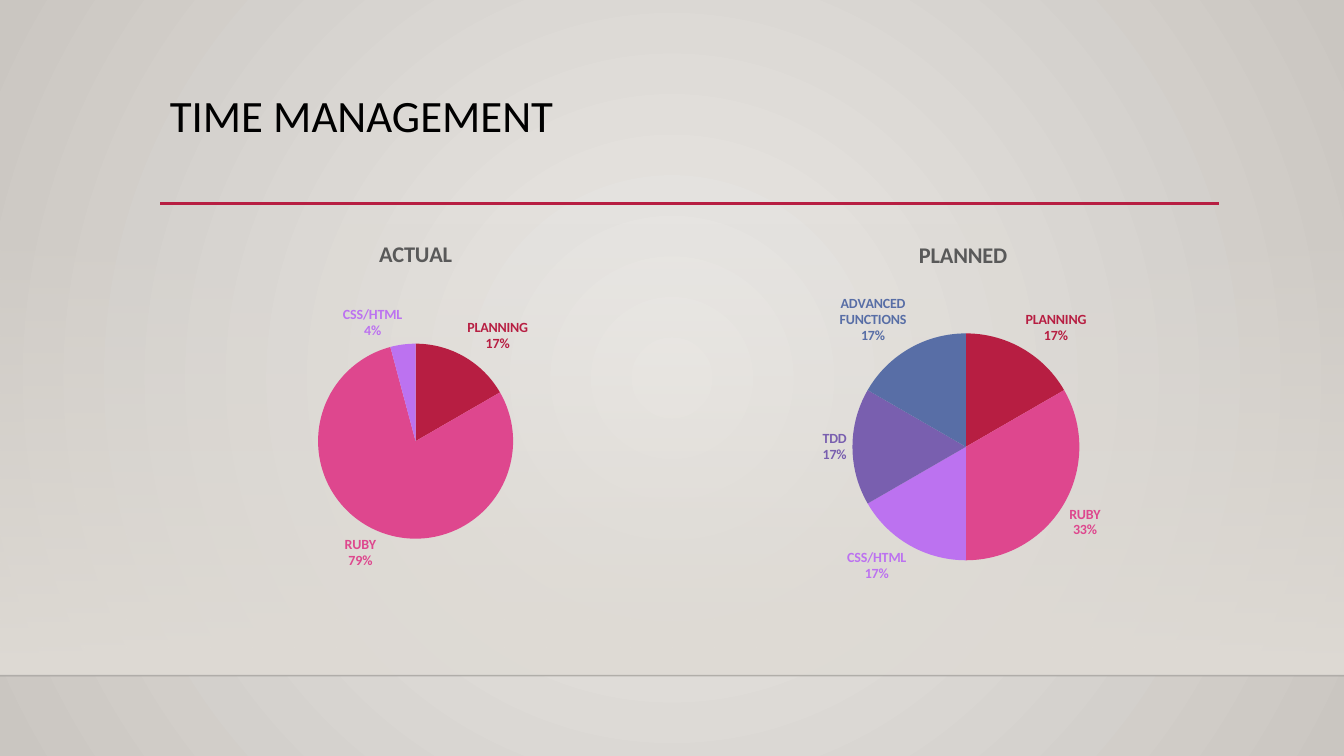
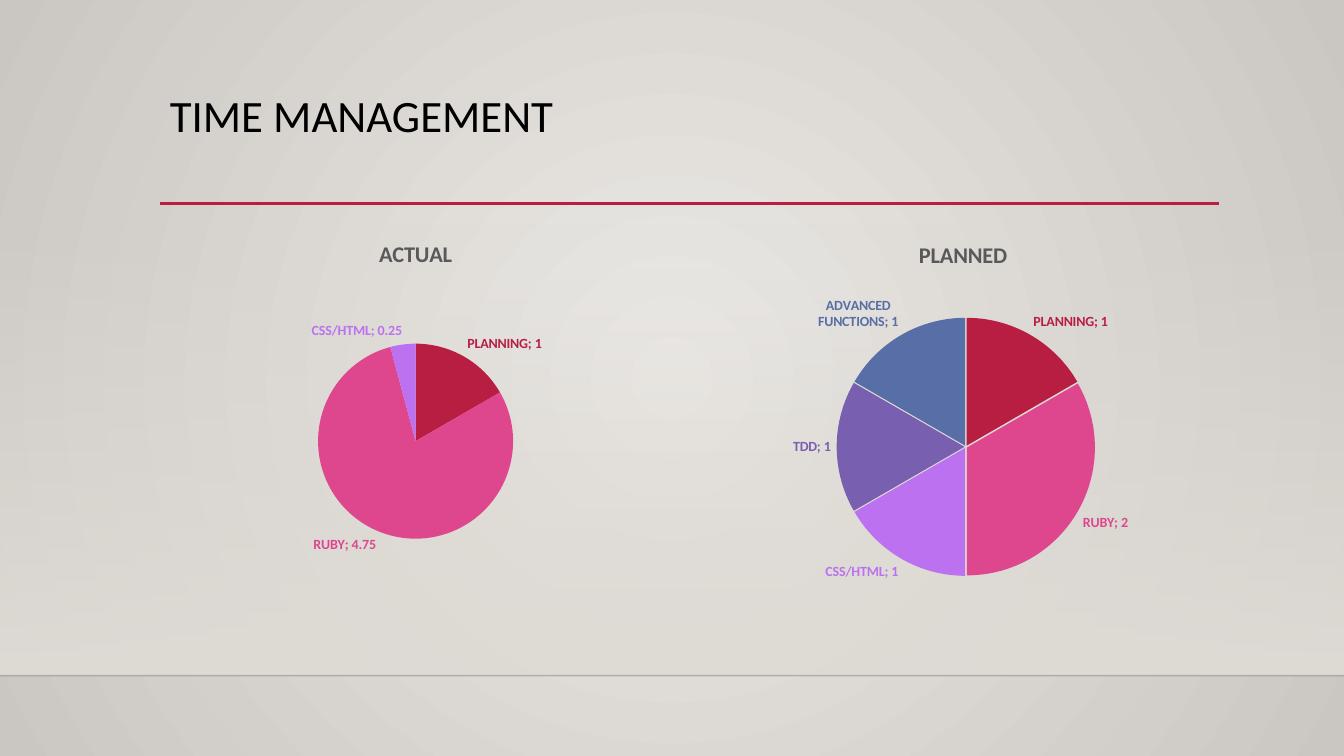
Before and after one commit to davidmorrison1981/week4_project, a slide deck: slide 6 of documentation/Week4_project.pptx. Drawn at 1344x756 pixels with LibreOffice and Linux fonts; fonts in the diff are those of the drawing; background and template pictures are left out. Boxes give left, top, right and bottom in pixels: in the first picture for what was removed or moved away, otherwise in the second. Text is boxed around its words. In the diff, an @@ line names an element or a change of style, - is before the commit and + after.

```diff
--- a/documentation/Week4_project.pptx
+++ b/documentation/Week4_project.pptx
@@ pie chart at [159,222,671,602] @@
@@ Series 1, PLANNING: 17 to 1 @@
@@ Series 1, RUBY: 79 to 4.75 @@
@@ Series 1, CSS/HTML: 4 to 0.25 @@
@@ data labels of Series 1 changed @@
@@ pie chart at [707,223,1219,602] @@
-Series 1: 17, 33, 17, 17, 17
+Series 1: 1, 2, 1, 1, 1
@@ data labels of Series 1 changed @@
```
Also in this commit, not shown: 2 other slides changed, 2 other files.
